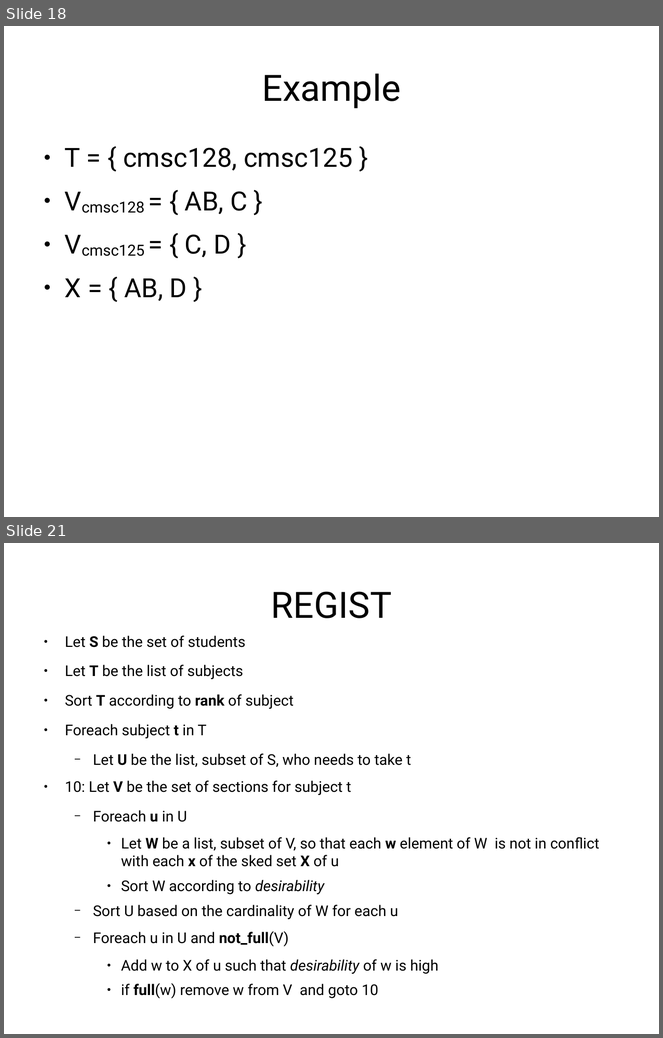
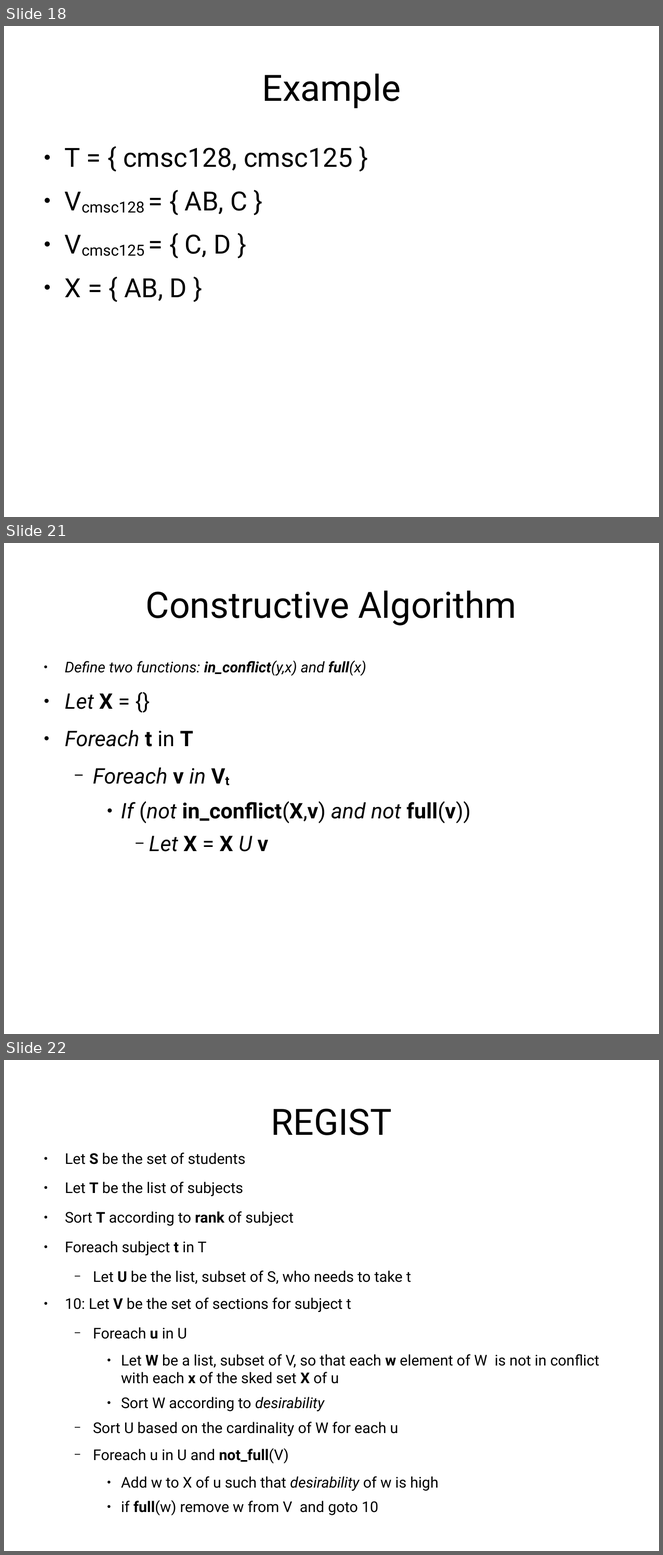
Before and after one commit to jachermocilla/jach-homepage, a slide deck: seminar-2008.odp. Shown one above the other, each under a label of ours: slides 18 and 21 before the commit, slides 18, 21 and 22 after it; the slides between them are not shown. The pictures are 663x1038 and 663x1555 pixels, drawn with LibreOffice and Linux fonts; fonts in the diff are those of the drawing. Boxes give left, top, right and bottom in pixels: in the first picture for what was removed or moved away, otherwise in the second. Text is boxed around its words. In the diff, an @@ line names an element or a change of style, - is before the commit and + after.

```diff
--- a/seminar-2008.odp
+++ b/seminar-2008.odp
@@ slide 21 added at (4,543,659,1034), background #FFFFFF @@
@@ title added at (146,590,516,626), 44 pt, text #000000 @@
+Constructive Algorithm
@@ text added at (65,661,471,852), 26 pt, text #000000, italic @@
+● Define two functions: in_conflict(y,x) and full(x)
+● Let X = {}
+● Foreach t in T
+  − Foreach v in Vt
+    ● If (not in_conflict(X,v) and not full(v))
+      − Let X = X U v
@@ what was slide 21 is now slide 22 @@
```
Also in this commit, not shown: 8 slides changed.
